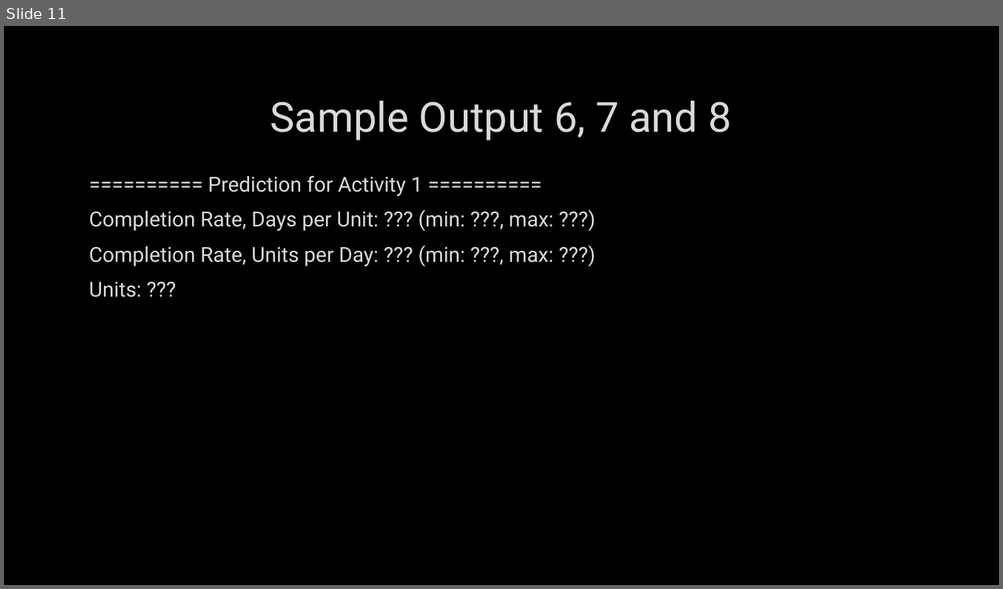
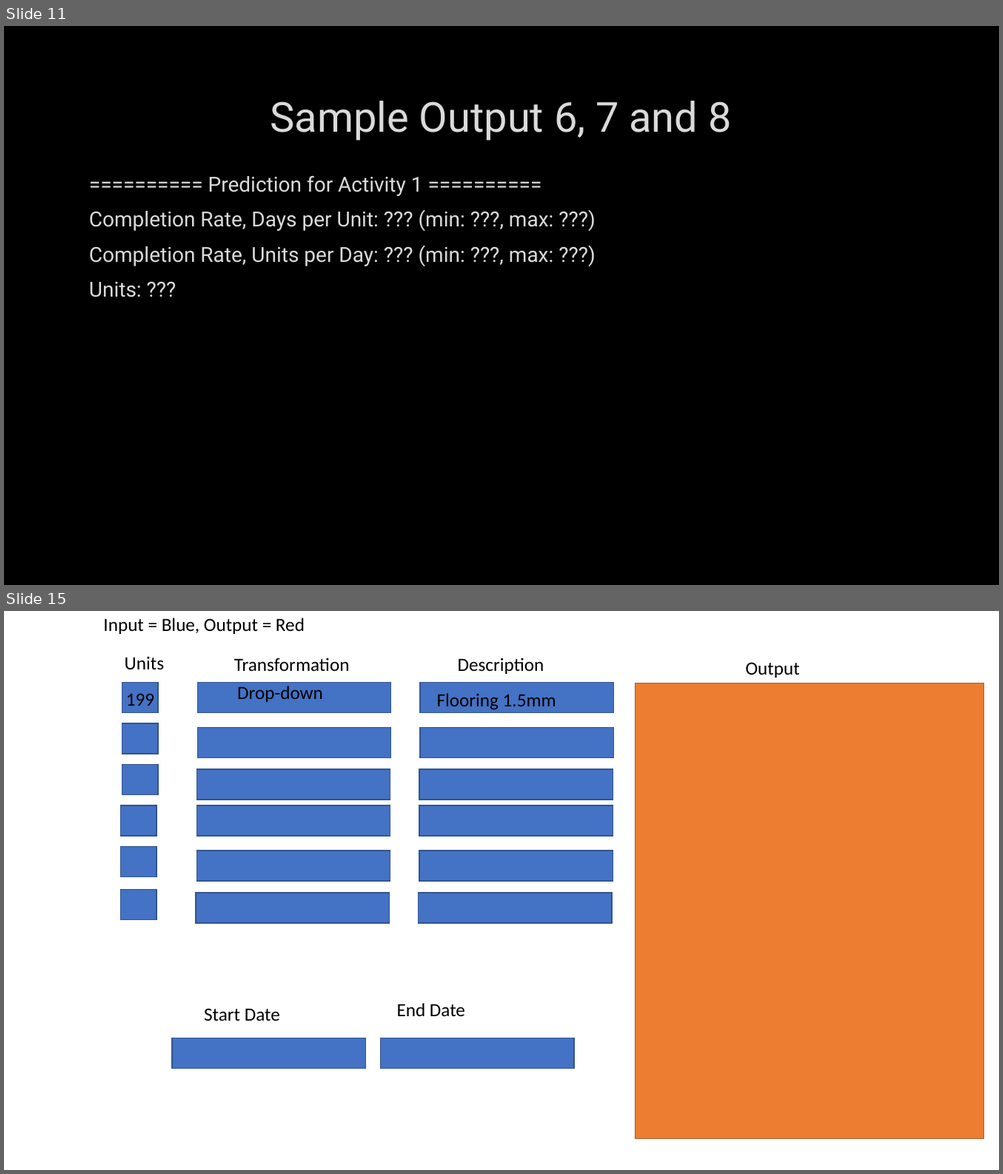
Before and after one commit to danylokolos/Construction-Management, a slide deck: DanyloThoughts.pptx. Shown one above the other, each under a label of ours: slide 11 before the commit, slides 11 and 15 after it; the slides between them are not shown. The pictures are 1003x589 and 1003x1174 pixels, drawn with LibreOffice and Linux fonts; fonts in the diff are those of the drawing; background and template pictures are left out. Boxes give left, top, right and bottom in pixels: in the first picture for what was removed or moved away, otherwise in the second. Text is boxed around its words. In the diff, an @@ line names an element or a change of style, - is before the commit and + after.

```diff
--- a/DanyloThoughts.pptx
+++ b/DanyloThoughts.pptx
@@ slide 15 added at bbox=[4, 611, 999, 1170], background #FFFFFF @@
@@ text added at bbox=[103, 618, 304, 634], 18 pt, text #000000 @@
+Input = Blue, Output = Red
@@ text added at bbox=[125, 656, 164, 670], 18 pt, text #000000 @@
+Units
@@ text added at bbox=[234, 658, 350, 672], 18 pt, text #000000 @@
+Transformation
@@ text added at bbox=[458, 658, 544, 674], 18 pt, text #000000 @@
+Description
@@ text added at bbox=[745, 662, 800, 678], 18 pt, text #000000 @@
+Output
@@ rectangle added at bbox=[122, 683, 158, 713], fill #4472C4, outline #325491 1 pt @@
@@ text added at bbox=[126, 693, 154, 706], 18 pt, text #000000 @@
+199
@@ rectangle added at bbox=[197, 683, 390, 713], fill #4472C4, outline #325491 1 pt @@
@@ text added at bbox=[237, 686, 323, 702], 18 pt, text #000000 @@
+Drop-down
@@ rectangle added at bbox=[421, 683, 614, 713], fill #4472C4, outline #325491 1 pt @@
@@ text added at bbox=[437, 693, 556, 710], 18 pt, text #000000 @@
+Flooring 1.5mm
@@ rectangle added at bbox=[635, 684, 984, 1139], fill #ED7D31, outline #AF5C24 1 pt @@
@@ rectangle added at bbox=[122, 723, 158, 755], fill #4472C4, outline #325491 1 pt @@
@@ rectangle added at bbox=[197, 727, 390, 758], fill #4472C4, outline #325491 1 pt @@
@@ rectangle added at bbox=[421, 727, 614, 758], fill #4472C4, outline #325491 1 pt @@
@@ rectangle added at bbox=[122, 765, 158, 795], fill #4472C4, outline #325491 1 pt @@
@@ rectangle added at bbox=[196, 769, 390, 800], fill #4472C4, outline #325491 1 pt @@
@@ rectangle added at bbox=[419, 769, 612, 800], fill #4472C4, outline #325491 1 pt @@
@@ rectangle added at bbox=[120, 806, 156, 836], fill #4472C4, outline #325491 1 pt @@
@@ rectangle added at bbox=[196, 806, 390, 836], fill #4472C4, outline #325491 1 pt @@
@@ rectangle added at bbox=[419, 806, 612, 836], fill #4472C4, outline #325491 1 pt @@
@@ rectangle added at bbox=[120, 847, 156, 877], fill #4472C4, outline #325491 1 pt @@
@@ rectangle added at bbox=[196, 851, 390, 882], fill #4472C4, outline #325491 1 pt @@
@@ rectangle added at bbox=[419, 851, 612, 882], fill #4472C4, outline #325491 1 pt @@
@@ rectangle added at bbox=[120, 889, 156, 920], fill #4472C4, outline #325491 1 pt @@
@@ rectangle added at bbox=[196, 893, 389, 923], fill #4472C4, outline #325491 1 pt @@
@@ rectangle added at bbox=[418, 893, 612, 923], fill #4472C4, outline #325491 1 pt @@
@@ text added at bbox=[204, 1008, 280, 1021], 18 pt, text #000000 @@
+Start Date
@@ text added at bbox=[397, 1003, 465, 1017], 18 pt, text #000000 @@
+End Date
@@ rectangle added at bbox=[172, 1039, 365, 1069], fill #4472C4, outline #325491 1 pt @@
@@ rectangle added at bbox=[381, 1039, 574, 1069], fill #4472C4, outline #325491 1 pt @@
```
Also in this commit, not shown: 3 other slides added, 1 other file.
